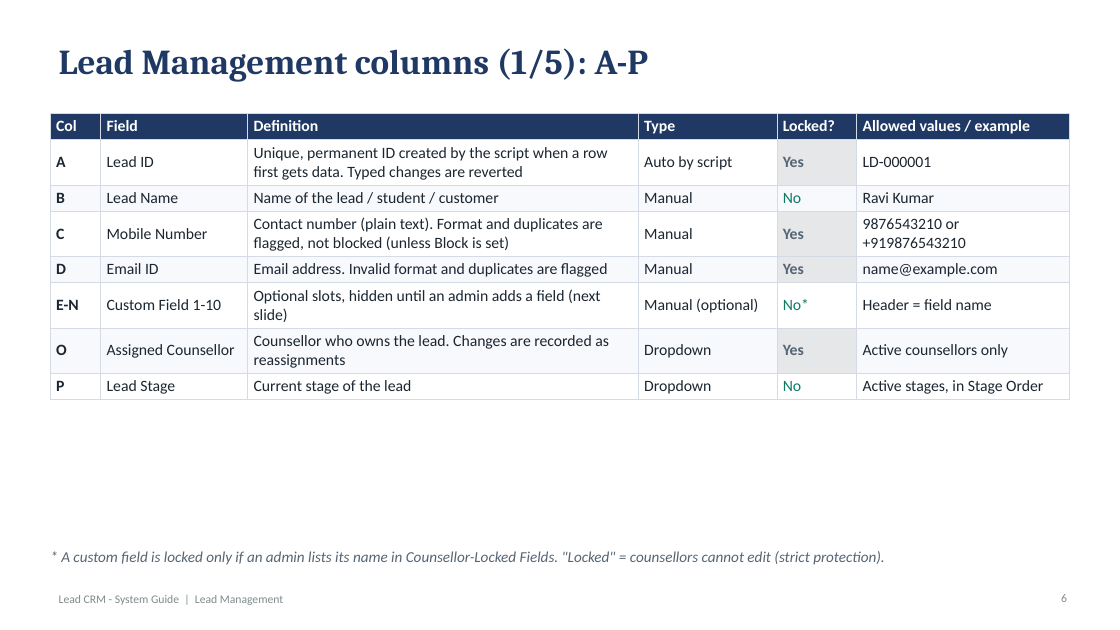
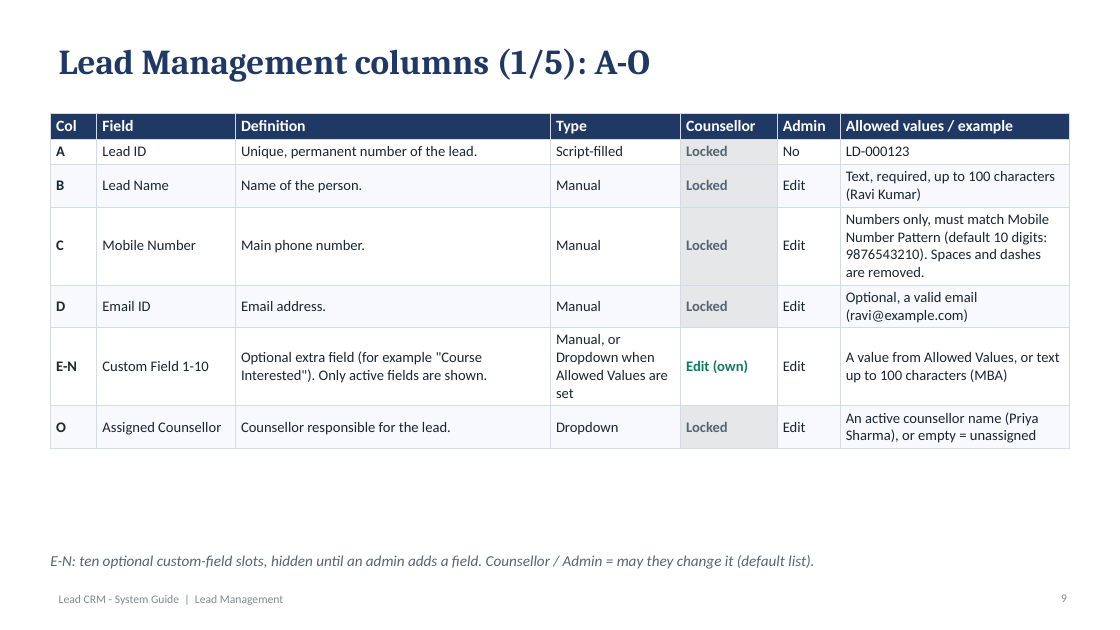
Before and after one commit to rahul123456789101112/call-centre-lead-crm, a slide deck: slide 9 of docs/Lead_CRM_System_Guide.pptx (slide 6 before the commit). Drawn at 1120x630 pixels with LibreOffice and Linux fonts; fonts in the diff are those of the drawing. Boxes give left, top, right and bottom in pixels: in the first picture for what was removed or moved away, otherwise in the second. Text is boxed around its words. In the diff, an @@ line names an element or a change of style, - is before the commit and + after.

```diff
--- a/docs/Lead_CRM_System_Guide.pptx
+++ b/docs/Lead_CRM_System_Guide.pptx
@@ title at (x1=59, y1=48, x2=650, y2=82): text changed @@
-Lead Management columns (1/5): A-P
+Lead Management columns (1/5): A-O
@@ table at (x1=50, y1=113, x2=1070, y2=447) @@
-Col | Field | Definition | Type | Locked? | Allowed values / example
-A | Lead ID | Unique, permanent ID created by the script when a row first gets data. Typed changes are reverted | Auto by script | Yes | LD-000001
-B | Lead Name | Name of the lead / student / customer | Manual | No | Ravi Kumar
-C | Mobile Number | Contact number (plain text). Format and duplicates are flagged, not blocked (unless Block is set) | Manual | Yes | 9876543210 or +919876543210
-D | Email ID | Email address. Invalid format and duplicates are flagged | Manual | Yes | name@example.com
-E-N | Custom Field 1-10 | Optional slots, hidden until an admin adds a field (next slide) | Manual (optional) | No* | Header = field name
-O | Assigned Counsellor | Counsellor who owns the lead. Changes are recorded as reassignments | Dropdown | Yes | Active counsellors only
-P | Lead Stage | Current stage of the lead | Dropdown | No | Active stages, in Stage Order
+Col | Field | Definition | Type | Counsellor | Admin | Allowed values / example
+A | Lead ID | Unique, permanent number of the lead. | Script-filled | Locked | No | LD-000123
+B | Lead Name | Name of the person. | Manual | Locked | Edit | Text, required, up to 100 characters (Ravi Kumar)
+C | Mobile Number | Main phone number. | Manual | Locked | Edit | Numbers only, must match Mobile Number Pattern (default 10 digits: 9876543210). Spaces and dashes are removed.
+D | Email ID | Email address. | Manual | Locked | Edit | Optional, a valid email (ravi@example.com)
+E-N | Custom Field 1-10 | Optional extra field (for example "Course Interested"). Only active fields are shown. | Manual, or Dropdown when Allowed Values are set | Edit (own) | Edit | A value from Allowed Values, or text up to 100 characters (MBA)
+O | Assigned Counsellor | Counsellor responsible for the lead. | Dropdown | Locked | Edit | An active counsellor name (Priya Sharma), or empty = unassigned
@@ text at (x1=50, y1=555, x2=814, y2=569): text changed @@
-* A custom field is locked only if an admin lists its name in Counsellor-Locked Fields. "Locked" = counsellors cannot edit (strict protection).
+E-N: ten optional custom-field slots, hidden until an admin adds a field. Counsellor / Admin = may they change it (default list).
```
Also in this commit, not shown: 51 other slides changed, 22 slides added, 13 slides removed.
